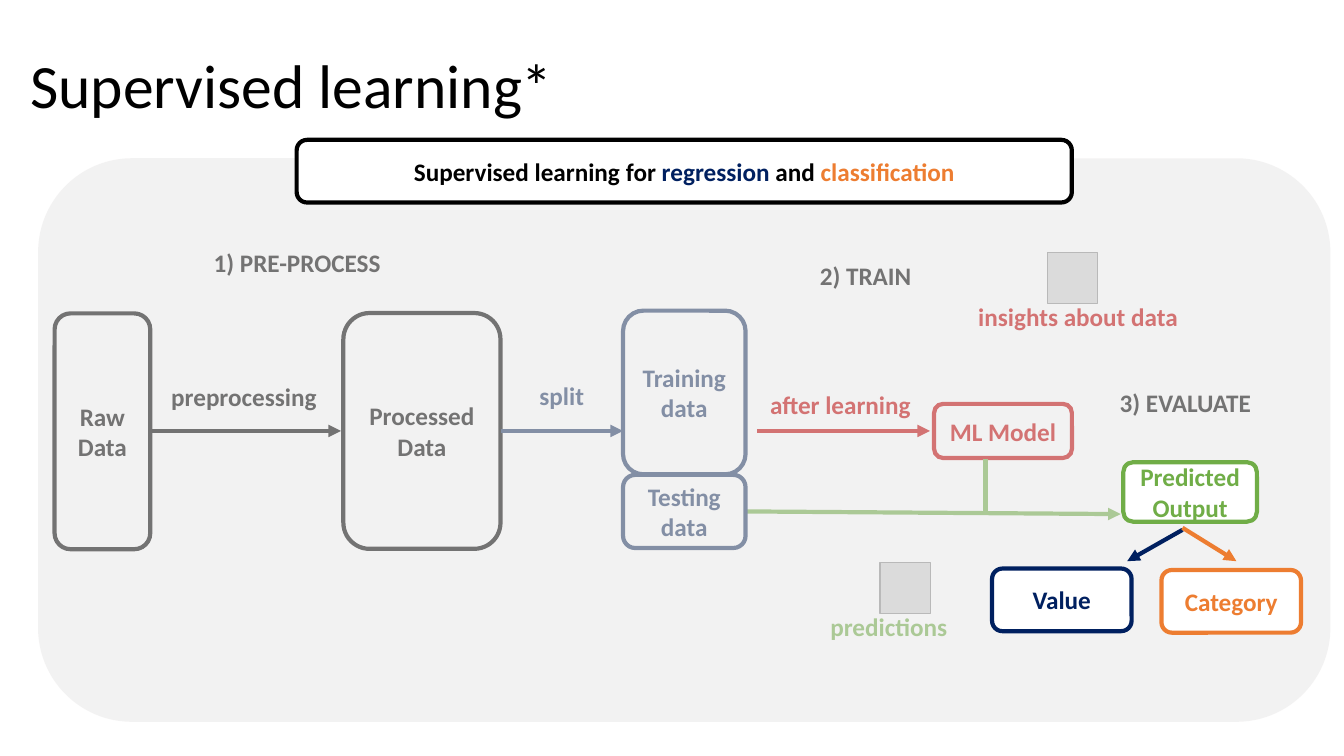
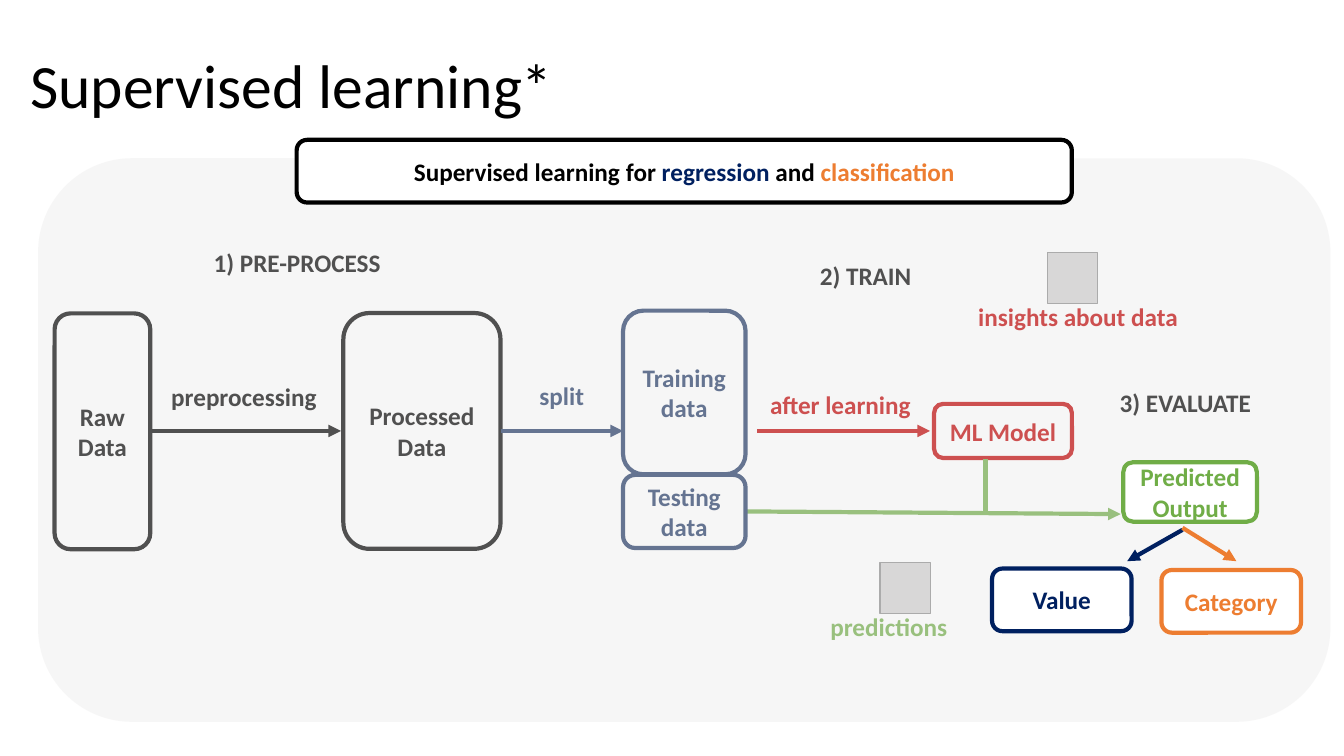
Before and after one commit to fsb-edu/ML4Food, a slide deck: slide 17 of images/Graphics of ML4Food.pptx. Drawn at 1344x756 pixels with LibreOffice and Linux fonts; fonts in the diff are those of the drawing; grey boxes stand for pictures. Boxes give left, top, right and bottom in pixels: in the first picture for what was removed or moved away, otherwise in the second. Text is boxed around its words. In the diff, an @@ line names an element or a change of style, - is before the commit and + after.

```diff
--- a/images/Graphics of ML4Food.pptx
+++ b/images/Graphics of ML4Food.pptx
@@ rounded rectangle at (x1=38, y1=158, x2=1331, y2=722): fill #E7E6E6 at 50% opacity to #E7E6E6 at 35% opacity @@
```
Also in this commit, not shown: 1 other slide changed, 1 slide added, 7 other files.
